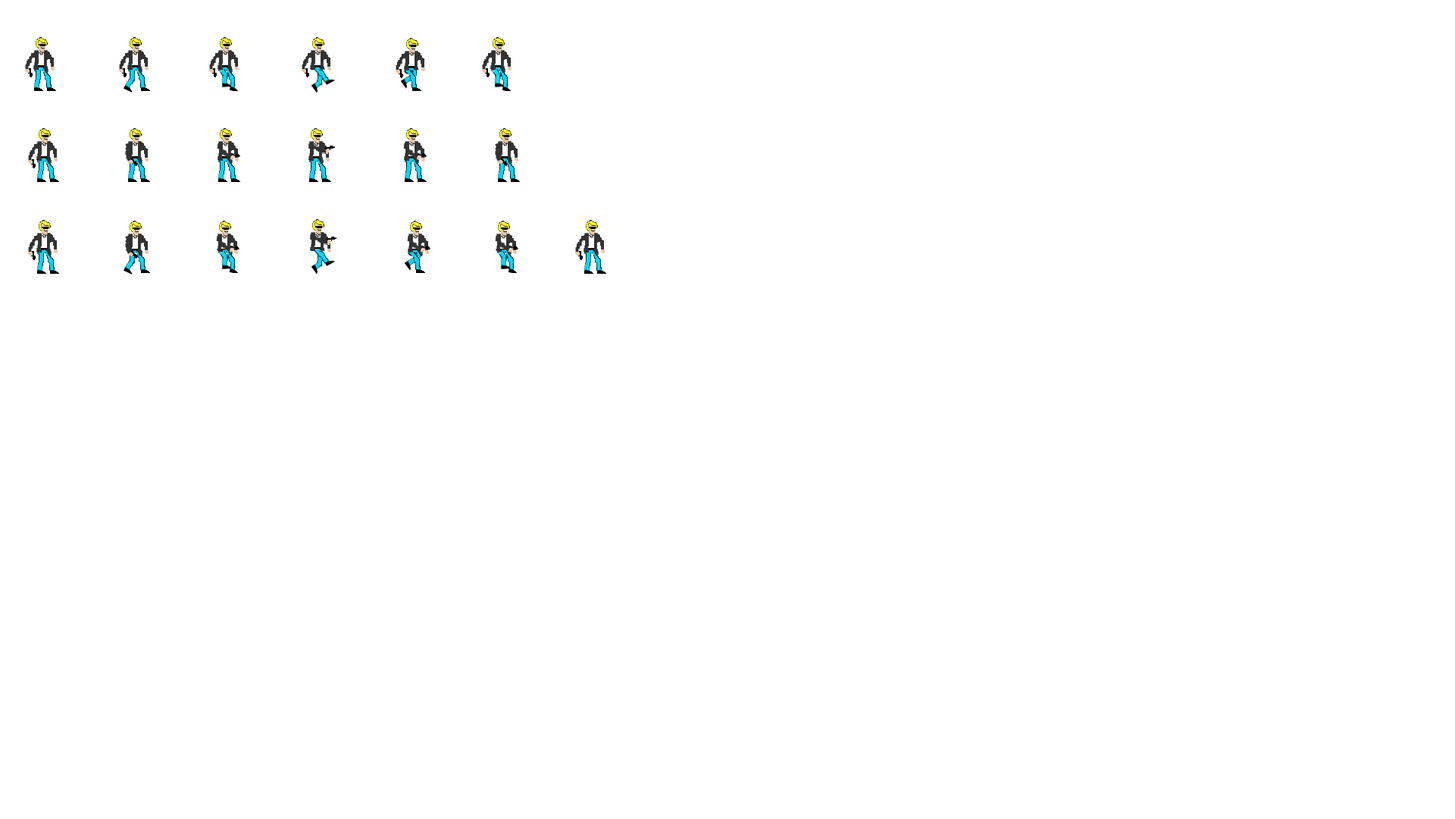
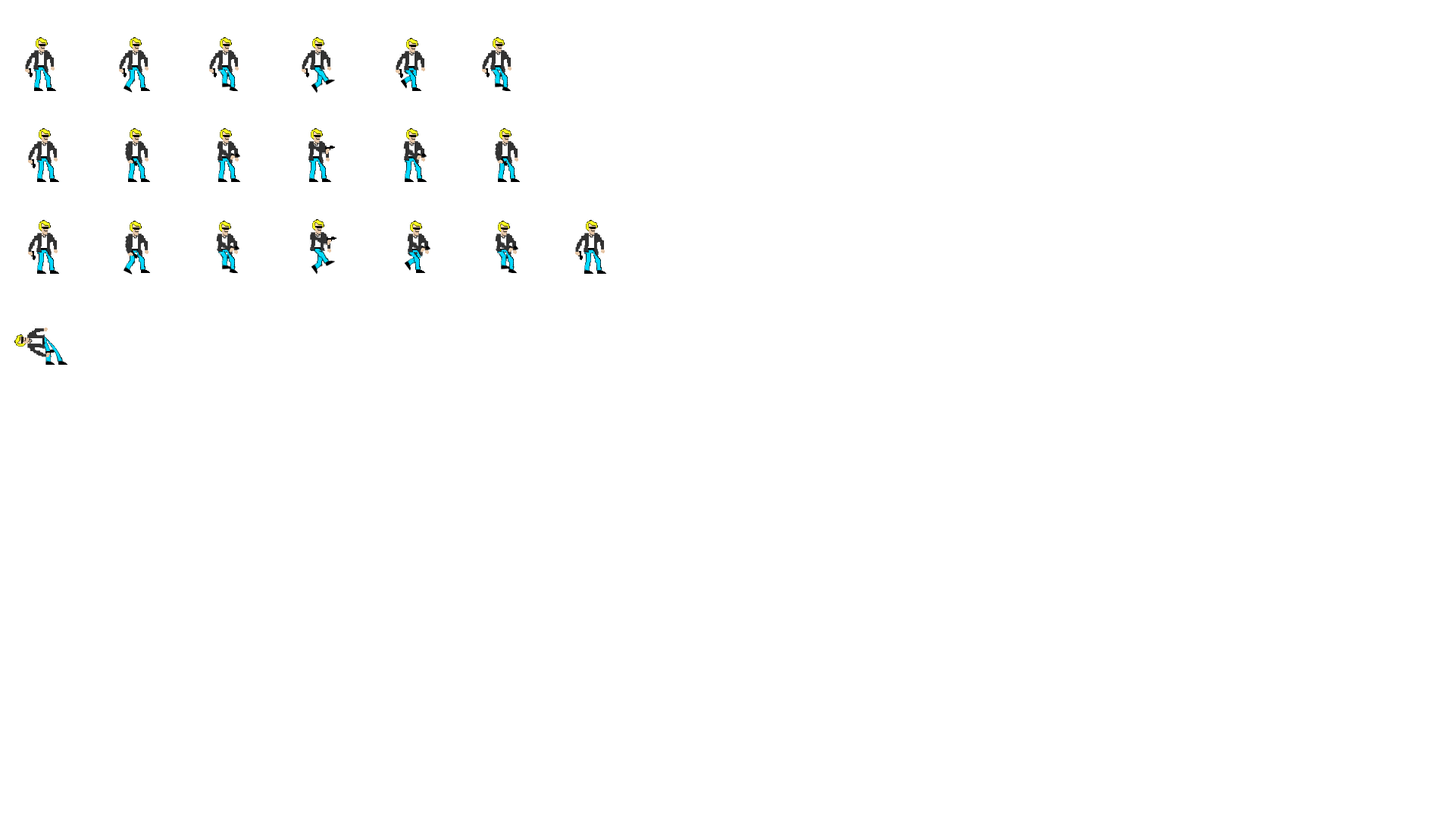
Layered file, before and after one edit (1455x819). Changes by layer:
added layer "crouch" in group "P1_SpriteSheet" over [14, 323, 68, 365]
